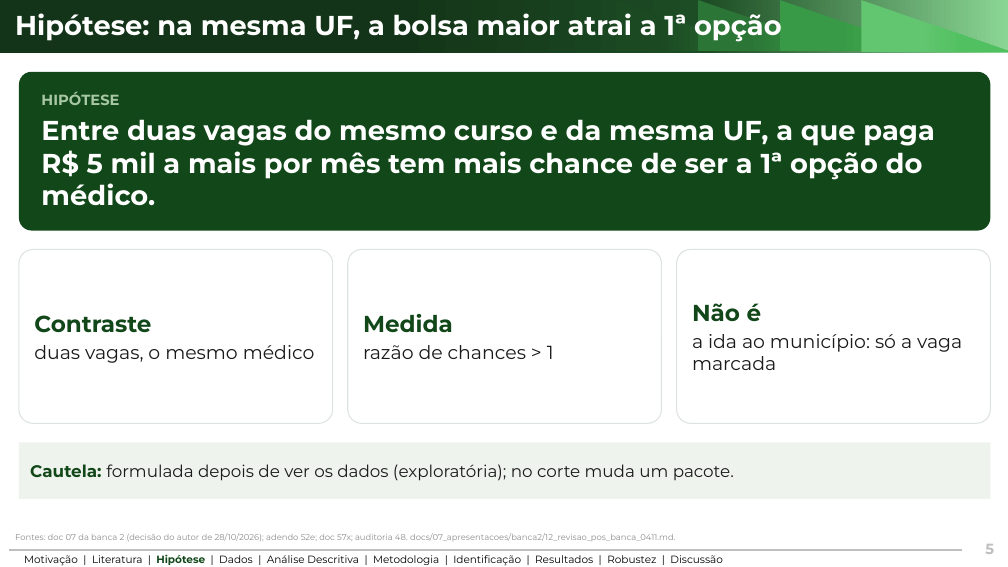
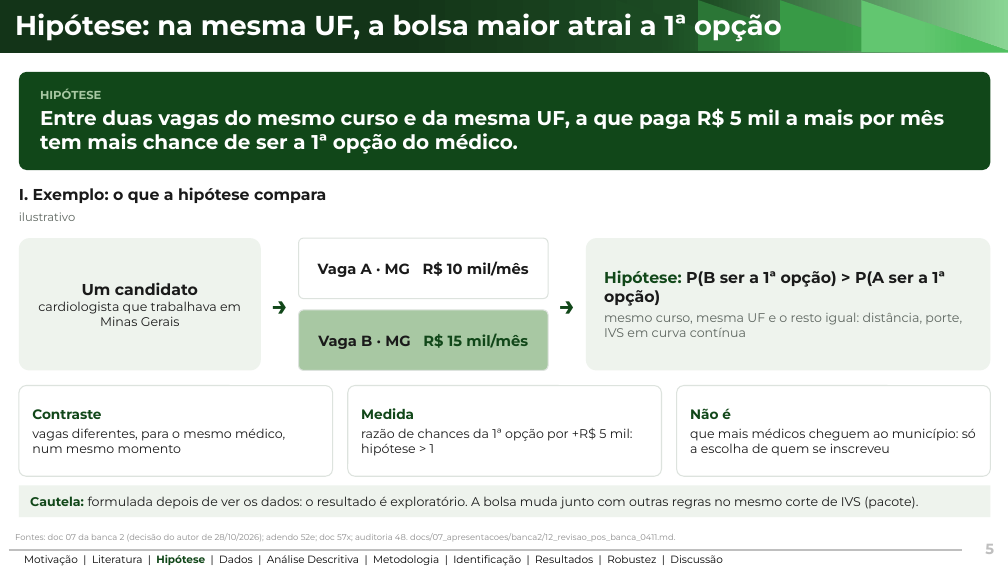
Before and after one commit to ka1victor/impact-eval-health-econ-pmme, a slide deck: slide 5 of output/apresentacao_banca_final/deck_banca_final.pptx. Drawn at 1008x567 pixels with LibreOffice and Linux fonts; fonts in the diff are those of the drawing; background and template pictures are left out. Boxes give left, top, right and bottom in pixels: in the first picture for what was removed or moved away, otherwise in the second. Text is boxed around its words. In the diff, an @@ line names an element or a change of style, - is before the commit and + after.

```diff
--- a/output/apresentacao_banca_final/deck_banca_final.pptx
+++ b/output/apresentacao_banca_final/deck_banca_final.pptx
@@ rounded rectangle "HIPÓTESE": place and size @@
-rounded rectangle "HIPÓTESE" at <box>19,72,991,231</box>
+rounded rectangle "HIPÓTESE" at <box>19,72,991,170</box>
@@ rounded rectangle "HIPÓTESE" at <box>19,72,991,170</box>: size 14 to 11 pt in "HIPÓTESE"; size 26 to 19 pt @@
@@ text added at <box>19,187,326,203</box>, 15 pt, text #1A1A1A, bold @@
+I. Exemplo: o que a hipótese compara
@@ text added at <box>19,212,75,221</box>, 11 pt, text #5E6660 @@
+ilustrativo
@@ rounded rectangle added at <box>19,238,261,371</box>, fill #EEF3ED, 12 pt, text #1A1A1A @@
+Um candidato
+cardiologista que trabalhava em Minas Gerais
@@ text added at <box>261,238,299,371</box>, 26 pt, text #114719, bold @@
+→
@@ rounded rectangle added at <box>299,238,548,299</box>, fill #FFFFFF, outline #DDE3DE 1 pt, 14 pt, text #1A1A1A, bold @@
+Vaga A · MG R$ 10 mil/mês
@@ text added at <box>548,238,586,371</box>, 26 pt, text #114719, bold @@
+→
@@ rounded rectangle added at <box>586,238,991,371</box>, fill #EEF3ED, 12 pt, text #5E6660 @@
+Hipótese: P(B ser a 1ª opção) > P(A ser a 1ª opção)
+mesmo curso, mesma UF e o resto igual: distância, porte, IVS em curva contínua
@@ rounded rectangle added at <box>299,310,548,371</box>, fill #A8C8A3, outline #DDE3DE 1 pt, 14 pt, text #114719, bold @@
+Vaga B · MG R$ 15 mil/mês
@@ rounded rectangle "Contraste": place and size @@
-rounded rectangle "Contraste" at <box>19,250,333,423</box>
+rounded rectangle "Contraste" at <box>19,386,333,476</box>
@@ rounded rectangle "Medida": place and size @@
-rounded rectangle "Medida" at <box>348,250,662,423</box>
+rounded rectangle "Medida" at <box>348,386,662,476</box>
@@ rounded rectangle "Não é": place and size @@
-rounded rectangle "Não é" at <box>677,250,991,423</box>
+rounded rectangle "Não é" at <box>677,386,991,476</box>
@@ text in rounded rectangle at <box>32,409,101,419</box>: size 22 to 13 pt in "Contraste" @@
@@ text in rounded rectangle at <box>361,408,414,419</box>: size 22 to 13 pt in "Medida" @@
@@ text in rounded rectangle at <box>690,408,731,419</box>: size 22 to 13 pt in "Não é" @@
@@ text in rounded rectangle at <box>32,428,285,453</box>: text changed; size 18 to 12 pt @@
-duas vagas, o mesmo médico
+vagas diferentes, para o mesmo médico, num mesmo momento
@@ text in rounded rectangle at <box>361,428,633,456</box>: text changed; size 18 to 12 pt @@
-razão de chances > 1
+razão de chances da 1ª opção por +R$ 5 mil: hipótese > 1
@@ text in rounded rectangle at <box>690,428,976,456</box>: text changed; size 18 to 12 pt @@
-a ida ao município: só a vaga marcada
+que mais médicos cheguem ao município: só a escolha de quem se inscreveu
@@ rectangle "Cautela: formulada depois de ver ...": place and size @@
-rectangle "Cautela: formulada depois de ver ..." at <box>19,442,991,499</box>
+rectangle "Cautela: formulada depois de ver ..." at <box>19,485,991,517</box>
@@ text in rectangle at <box>30,496,918,509</box>: text changed; size 16 to 12 pt @@
-Cautela: formulada depois de ver os dados (exploratória); no corte muda um pacote.
+Cautela: formulada depois de ver os dados: o resultado é exploratório. A bolsa muda junto com outras regras no mesmo corte de IVS (pacote).
```
Also in this commit, not shown: 18 other slides changed, 1 slide added, 6 other files.
